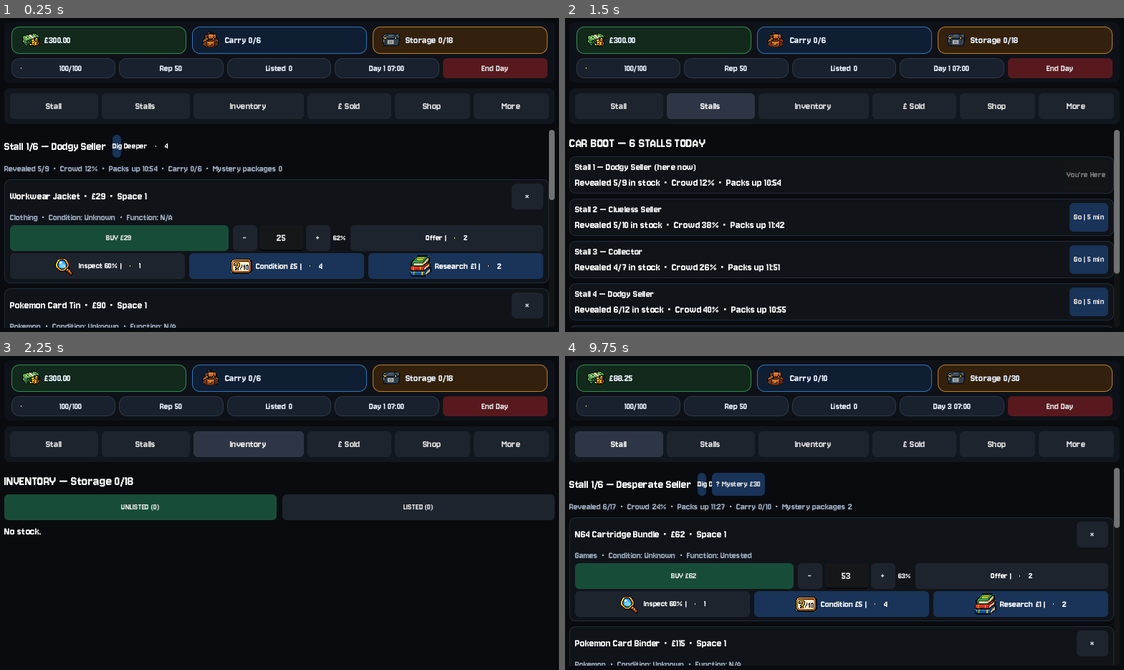
Above: before the commit, frames 1-4 (two rows, left to right).
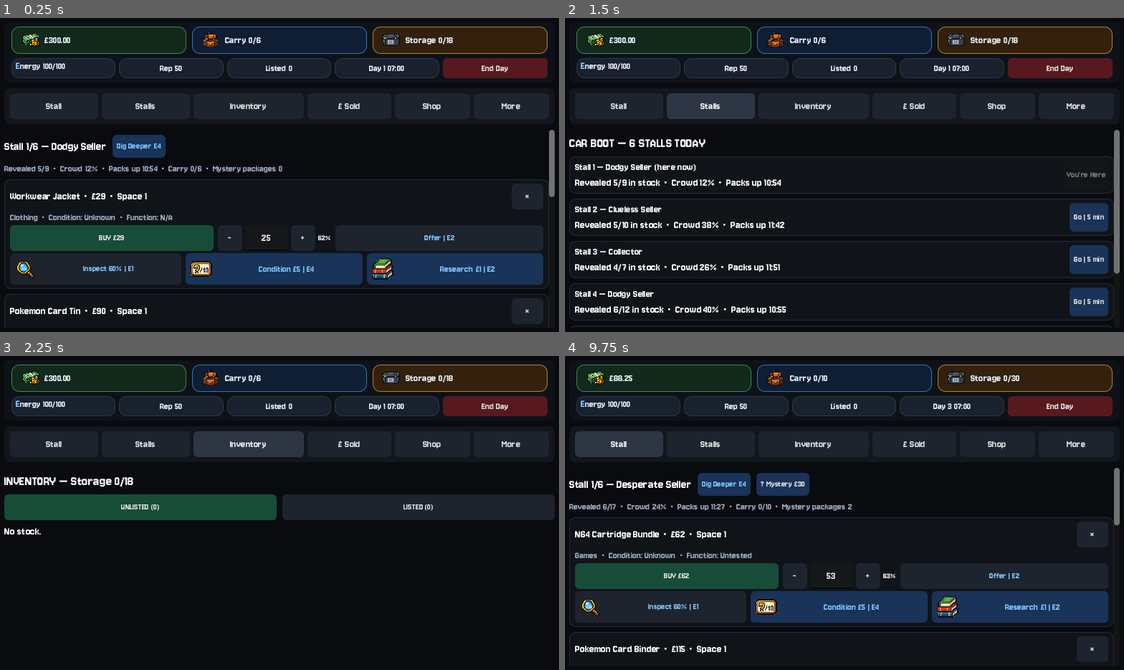
Above: after the commit, the same moments.

Repository: wmilburn1997-ai/car-boot-reseller
Game: Godot game, scene res://Main.tscn
The game is run twice, just before and just after one commit, with the same random seed, the same clock (stepped at 60 frames per second) and the same inputs.
Inputs:
- Up to frame 1 (0.25 s): no input
- Up to frame 2 (1.5 s): click "Stall" at 0.5 s; click "Stalls" at 1.25 s
- Up to frame 3 (2.25 s): click "Inventory" at 2 s
- Up to frame 4 (9.75 s): click "More" at 2.75 s; click "End Day" at 3.5 s; click "£ Sold" at 4.25 s; click "Shop" at 5 s; click "Upgrade to Large Holdall — £75" at 5.75 s; click "Upgrade to Folding Trolley — …" at 6.5 s; click "Upgrade to Heavy-Duty Shelvin…" at 7.25 s; click "Upgrade to Garage Storage — £…" at 8 s; click "End Day" at 8.75 s; click "Stall" at 9.5 s

The runs differ from the first frame. In frame 1, 5.3% of the frame differs, in the area x 0-100%, y 14-99%; in frame 2, 0.2%; in frame 3, 0.2%; in frame 4, 5.6%.

Commit message:
Revert broken energy icon rebuild, use simple light-blue text color instead

Diff:
--- a/main.gd
+++ b/main.gd
@@ -154,7 +154,6 @@
 var cash_icon
 var carry_icon
 var storage_icon
-var energy_icon
 var blocked_popup
 var blocked_popup_label
 var blocked_popup_timer
@@ -280,8 +279,6 @@
 		carry_icon = load("res://carry_icon.png")
 	if ResourceLoader.exists("res://storage_icon.png"):
 		storage_icon = load("res://storage_icon.png")
-	if ResourceLoader.exists("res://energy_icon.png"):
-		energy_icon = load("res://energy_icon.png")
 	rng.randomize()
 	reset_day_stats()
 	generate_weekly_trends()
@@ -614,12 +611,10 @@
 		stat_icon_tex = carry_icon
 	elif key == "storage":
 		stat_icon_tex = storage_icon
-	elif key == "energy":
-		stat_icon_tex = energy_icon
 	if stat_icon_tex != null:
 		var stat_icon_rect = TextureRect.new()
 		stat_icon_rect.texture = stat_icon_tex
-		stat_icon_rect.custom_minimum_size = Vector2(16, 16) if compact else Vector2(28, 28)
+		stat_icon_rect.custom_minimum_size = Vector2(28, 28)
 		stat_icon_rect.expand_mode = TextureRect.EXPAND_IGNORE_SIZE
 		stat_icon_rect.stretch_mode = TextureRect.STRETCH_KEEP_ASPECT_CENTERED
 		stat_icon_rect.texture_filter = CanvasItem.TEXTURE_FILTER_NEAREST
@@ -627,14 +622,29 @@
 	elif key == "cash" or key == "carry" or key == "storage":
 		var icon_color = border
 		row.add_child(make_icon(key, icon_color))
-	var lbl = Label.new()
+	var lbl
+	if key == "energy":
+		lbl = RichTextLabel.new()
+		lbl.bbcode_enabled = true
+		lbl.fit_content = true
+		lbl.scroll_active = false
+		lbl.mouse_filter = Control.MOUSE_FILTER_PASS
+	else:
+		lbl = Label.new()
 	lbl.tooltip_text = tooltip
-	lbl.add_theme_font_size_override("font_size", 14 if compact else 15)
+	if key == "energy":
+		lbl.add_theme_font_size_override("normal_font_size", 14 if compact else 15)
+	else:
+		lbl.add_theme_font_size_override("font_size", 14 if compact else 15)
 	if compact:
 		lbl.size_flags_horizontal = Control.SIZE_EXPAND_FILL
-		lbl.horizontal_alignment = HORIZONTAL_ALIGNMENT_CENTER
-		lbl.vertical_alignment = VERTICAL_ALIGNMENT_CENTER
-	lbl.add_theme_color_override("font_color", Color(0.92,0.95,1.0,1.0))
+		if key != "energy":
+			lbl.horizontal_alignment = HORIZONTAL_ALIGNMENT_CENTER
+			lbl.vertical_alignment = VERTICAL_ALIGNMENT_CENTER
+	if key == "energy":
+		lbl.add_theme_color_override("default_color", Color(0.92,0.95,1.0,1.0))
+	else:
+		lbl.add_theme_color_override("font_color", Color(0.92,0.95,1.0,1.0))
 	row.add_child(lbl)
 	stat_labels[key] = lbl
 
@@ -711,62 +721,6 @@
 func apply_price_highlight(item, action_key, before_max, after_max):
 	item["highlight_action"] = action_key
 	item["highlight_color"] = "gold" if after_max < before_max else "yellow"
-
-func apply_energy_button(button, prefix_text, energy_cost, font_size, extra_icon = null, second_line = ""):
-	button.text = ""
-	button.icon = null
-	var outer = VBoxContainer.new()
-	outer.mouse_filter = Control.MOUSE_FILTER_IGNORE
-	outer.alignment = BoxContainer.ALIGNMENT_CENTER
-	outer.add_theme_constant_override("separation", 2)
-	outer.set_anchors_preset(Control.PRESET_FULL_RECT)
-	var row = HBoxContainer.new()
-	row.mouse_filter = Control.MOUSE_FILTER_IGNORE
-	row.alignment = BoxContainer.ALIGNMENT_CENTER
-	row.add_theme_constant_override("separation", 4)
-	if extra_icon != null:
-		var action_icon_rect = TextureRect.new()
-		action_icon_rect.texture = extra_icon
-		action_icon_rect.custom_minimum_size = Vector2(32, 32)
-		action_icon_rect.expand_mode = TextureRect.EXPAND_IGNORE_SIZE
-		action_icon_rect.stretch_mode = TextureRect.STRETCH_KEEP_ASPECT_CENTERED
-		action_icon_rect.texture_filter = CanvasItem.TEXTURE_FILTER_NEAREST
-		action_icon_rect.mouse_filter = Control.MOUSE_FILTER_IGNORE
-		row.add_child(action_icon_rect)
-	var prefix_label = Label.new()
-	prefix_label.text = prefix_text
-	prefix_label.add_theme_font_size_override("font_size", font_size)
-	prefix_label.mouse_filter = Control.MOUSE_FILTER_IGNORE
-	row.add_child(prefix_label)
-	if energy_icon != null:
-		var e_icon_rect = TextureRect.new()
-		e_icon_rect.texture = energy_icon
-		e_icon_rect.custom_minimum_size = Vector2(16, 16)
-		e_icon_rect.expand_mode = TextureRect.EXPAND_IGNORE_SIZE
-		e_icon_rect.stretch_mode = TextureRect.STRETCH_KEEP_ASPECT_CENTERED
-		e_icon_rect.texture_filter = CanvasItem.TEXTURE_FILTER_NEAREST
-		e_icon_rect.mouse_filter = Control.MOUSE_FILTER_IGNORE
-		row.add_child(e_icon_rect)
-	else:
-		var e_fallback = Label.new()
-		e_fallback.text = "E"
-		e_fallback.add_theme_font_size_override("font_size", font_size)
-		e_fallback.mouse_filter = Control.MOUSE_FILTER_IGNORE
-		row.add_child(e_fallback)
-	var energy_label = Label.new()
-	energy_label.text = str(int(energy_cost))
-	energy_label.add_theme_font_size_override("font_size", font_size)
-	energy_label.mouse_filter = Control.MOUSE_FILTER_IGNORE
-	row.add_child(energy_label)
-	outer.add_child(row)
-	if second_line != "":
-		var second_label = Label.new()
-		second_label.text = second_line
-		second_label.add_theme_font_size_override("font_size", font_size)
-		second_label.horizontal_alignment = HORIZONTAL_ALIGNMENT_CENTER
-		second_label.mouse_filter = Control.MOUSE_FILTER_IGNORE
-		outer.add_child(second_label)
-	button.add_child(outer)
 
 func apply_button_icon(button, icon_tex):
 	if icon_tex != null:
@@ -926,13 +880,13 @@
 		stat_labels["cash"].add_theme_color_override("font_color", Color(0.95,0.55,0.45,1.0))
 	else:
 		stat_labels["cash"].add_theme_color_override("font_color", Color(0.92,0.95,1.0,1.0))
-	stat_labels["energy"].text = "%d/100" % energy
+	stat_labels["energy"].text = "[b][color=#7ec8ff]E[/color][/b]nergy %d/100" % energy
 	if energy <= 15:
-		stat_labels["energy"].add_theme_color_override("font_color", Color(0.95,0.55,0.45,1.0))
+		stat_labels["energy"].add_theme_color_override("default_color", Color(0.95,0.55,0.45,1.0))
 	elif energy <= 35:
-		stat_labels["energy"].add_theme_color_override("font_color", Color(0.90,0.78,0.45,1.0))
+		stat_labels["energy"].add_theme_color_override("default_color", Color(0.90,0.78,0.45,1.0))
 	else:
-		stat_labels["energy"].add_theme_color_override("font_color", Color(0.92,0.95,1.0,1.0))
+		stat_labels["energy"].add_theme_color_override("default_color", Color(0.92,0.95,1.0,1.0))
 	stat_labels["rep"].text = "Rep %d" % reputation
 	stat_labels["carry"].text = "Carry %d/%d" % [carry_used, bag["capacity"]]
 	stat_labels["storage"].text = "Storage %d/%d" % [inventory_space_used(), storage["capacity"]]
@@ -1259,10 +1213,11 @@
 	title_row.add_child(title)
 
 	var browse = Button.new()
+	browse.text = "Dig Deeper E4"
+	browse.add_theme_color_override("font_color", Color(0.49,0.78,1.0,1.0))
 	style_button(browse, "action")
 	browse.custom_minimum_size.y = 32
 	browse.pressed.connect(browse_stall)
-	apply_energy_button(browse, "Dig Deeper", 4, 13)
 	title_row.add_child(browse)
 
 	if mystery_packages_left > 0:
@@ -1424,11 +1379,12 @@
 			haggle_value_edit.focus_exited.connect(Callable(self, "_adjust_haggle_value").bind(haggle_value_edit, 0.0, haggle_asking, haggle_chance_label, item, seller))
 
 			var haggle_offer_button = Button.new()
+			haggle_offer_button.text = "Offer | E2"
+			haggle_offer_button.add_theme_color_override("font_color", Color(0.49,0.78,1.0,1.0))
 			haggle_offer_button.size_flags_horizontal = Control.SIZE_EXPAND_FILL
 			haggle_offer_button.tooltip_text = "One attempt at this price. Lowballing risks annoying the seller — they might refuse to sell you this item, or even kick you off their whole stall for the rest of the day."
 			style_button(haggle_offer_button, "nav")
 			haggle_offer_button.pressed.connect(Callable(self, "haggle_item").bind(i, haggle_value_edit))
-			apply_energy_button(haggle_offer_button, "Offer |", 2, 13)
 			top_row.add_child(haggle_offer_button)
 
 		if item["buy_block_note"] != "":
@@ -1459,34 +1415,39 @@
 
 		var look = Button.new()
 		var look_accuracy = int(float(eye_upgrades[eye_level]["accuracy"]) * 100.0)
+		look.text = "Inspect %d%% | E1" % look_accuracy if not item["quick_look_done"] else "Inspected"
+		if not item["quick_look_done"]:
+			look.add_theme_color_override("font_color", Color(0.49,0.78,1.0,1.0))
 		look.disabled = item["quick_look_done"]
 		look.size_flags_horizontal = Control.SIZE_EXPAND_FILL
 		look.tooltip_text = "Cheap first impression of Condition. Can genuinely be wrong at this accuracy — never reveals the exact score."
 		style_button(look, "nav")
 		look.pressed.connect(Callable(self, "quick_look").bind(i))
-		if item["quick_look_done"]:
-			look.text = "Inspected"
-			apply_button_icon(look, inspect_icon)
-		else:
-			apply_energy_button(look, "Inspect %d%% |" % look_accuracy, 1, 13, inspect_icon)
+		apply_button_icon(look, inspect_icon)
 		actions.add_child(look)
 
 		if not item["condition_checked"]:
 			var condition_button = Button.new()
+			condition_button.text = "Condition £5 | E4"
+			condition_button.add_theme_color_override("font_color", Color(0.49,0.78,1.0,1.0))
 			condition_button.size_flags_horizontal = Control.SIZE_EXPAND_FILL
 			condition_button.tooltip_text = "Reveals the exact Condition score for certain. This is the only reliable way to know it before buying — and, for non-electronic items, the only way to know about hidden defects at all."
 			style_button(condition_button, "action")
+			condition_button.add_theme_font_size_override("font_size", 14)
 			condition_button.pressed.connect(Callable(self, "check_condition").bind(i))
-			apply_energy_button(condition_button, "Condition £5 |", 4, 14, condition_icon)
+			apply_button_icon(condition_button, condition_icon)
 			actions.add_child(condition_button)
 
 		if not item["basic_researched"]:
 			var research_button = Button.new()
+			research_button.text = "Research £1 | E2"
+			research_button.add_theme_color_override("font_color", Color(0.49,0.78,1.0,1.0))
 			research_button.size_flags_horizontal = Control.SIZE_EXPAND_FILL
 			research_button.tooltip_text = "Shows real sold-price comparables for this exact item. Evidence to weigh, not a guaranteed value — one-time only."
 			style_button(research_button, "action")
+			research_button.add_theme_font_size_override("font_size", 14)
 			research_button.pressed.connect(Callable(self, "prebuy_research").bind(i))
-			apply_energy_button(research_button, "Research £1 |", 2, 14, research_icon)
+			apply_button_icon(research_button, research_icon)
 			actions.add_child(research_button)
 
 	footer_label.text = ""
@@ -2137,22 +2098,28 @@
 			card.add_child(make_completed_action_box("Condition Checked", condition_note, get_highlight_color(item, "condition"), condition_icon))
 		else:
 			var inv_condition_button = Button.new()
+			inv_condition_button.text = "Condition £5 | E4"
+			inv_condition_button.add_theme_color_override("font_color", Color(0.49,0.78,1.0,1.0))
 			inv_condition_button.pressed.connect(Callable(self, "inventory_check_condition").bind(i))
+			apply_button_icon(inv_condition_button, condition_icon)
 			inv_condition_button.tooltip_text = "Reveals the exact Condition score, and — for non-electronic items — any hidden defect. Only reliable way to know for sure if you skipped it before buying."
 			inv_condition_button.size_flags_horizontal = Control.SIZE_EXPAND_FILL
 			style_button(inv_condition_button, "action")
-			apply_energy_button(inv_condition_button, "Condition £5 |", 4, 14, condition_icon)
+			inv_condition_button.add_theme_font_size_override("font_size", 14)
 			actions.add_child(inv_condition_button)
 
 		if item["basic_researched"]:
 			card.add_child(make_completed_action_box("Researched", "Researched Prices: %s" % item["basic_comps"], get_highlight_color(item, "research"), research_icon))
 		else:
 			var basic_button = Button.new()
+			basic_button.text = "Research £1 | E2"
+			basic_button.add_theme_color_override("font_color", Color(0.49,0.78,1.0,1.0))
 			basic_button.pressed.connect(Callable(self, "inventory_basic_research").bind(i))
+			apply_button_icon(basic_button, research_icon)
 			basic_button.tooltip_text = "Sold-price comparables for this item. Evidence only, one-time."
 			basic_button.size_flags_horizontal = Control.SIZE_EXPAND_FILL
 			style_button(basic_button, "action")
-			apply_energy_button(basic_button, "Research £1 |", 2, 14, research_icon)
+			basic_button.add_theme_font_size_override("font_size", 14)
 			actions.add_child(basic_button)
 
 		if item["deep_researched"]:
@@ -2167,12 +2134,18 @@
 			if item["basic_researched"]:
 				real_rare_chance = clamp(float(item["locked_gamble_hint"]), 0.03, 0.35)
 			var deep_button = Button.new()
+			deep_button.text = "Deep Research £9 | E12\nDiscovery %.0f%% | Rare %.0f%%" % [deep_chance * 100.0, real_rare_chance * 100.0]
+			deep_button.add_theme_color_override("font_color", Color(0.49,0.78,1.0,1.0))
 			deep_button.pressed.connect(Callable(self, "deep_research").bind(i))
 			deep_button.tooltip_text = "Digs into exact model/variant details. If you Basic Researched this item first, your rar …(214 unchanged characters)…
 			deep_button.size_flags_horizontal = Control.SIZE_EXPAND_FILL
 			style_button(deep_button, "action")
 			deep_button.custom_minimum_size.y = 48
-			apply_energy_button(deep_button, "Deep Research £9 |", 12, 14, deep_research_icon, "Discovery %.0f%% | Rare %.0f%%" % [deep_chance * 100.0, real_rare_chance * 100.0])
+			deep_button.add_theme_font_size_override("font_size", 14)
+			if deep_research_icon != null:
+				deep_button.icon = deep_research_icon
+				deep_button.add_theme_constant_override("icon_max_width", 32)
+				deep_button.texture_filter = CanvasItem.TEXTURE_FILTER_NEAREST
 			actions.add_child(deep_button)
 
 		if item["testable"]:
@@ -2180,24 +2153,30 @@
 				card.add_child(make_completed_action_box("Tested", item["test_note"], "#b8dcff", test_icon))
 			else:
 				var test_button = Button.new()
+				test_button.text = "Test £2 | E5\nFault chance: %.0f%%" % (float(item["fault_chance"]) * 100.0)
+				test_button.add_theme_color_override("font_color", Color(0.49,0.78,1.0,1.0))
 				test_button.pressed.connect(Callable(self, "test_item").bind(i))
+				apply_button_icon(test_button, test_icon)
 				test_button.custom_minimum_size.y = 48
 				test_button.tooltip_text = "Reveals whether this electronic item actually works. Required before it can be listed."
 				test_button.size_flags_horizontal = Control.SIZE_EXPAND_FILL
 				style_button(test_button, "action")
-				apply_energy_button(test_button, "Test £2 |", 5, 14, test_icon, "Fault chance: %.0f%%" % (float(item["fault_chance"]) * 100.0))
+				test_button.add_theme_font_size_override("font_size", 14)
 				actions.add_child(test_button)
 
 		if item["auth_attempted"]:
 			card.add_child(make_completed_action_box("Authenticated — %s" % item["auth_status"], item["auth_note"], "#b8dcff", authenticate_icon))
 		else:
 			var auth_button = Button.new()
+			auth_button.text = "Authenticate £%d | E6\nAccuracy: %.0f%%" % [int(authentication_cost(item)), authentication_accuracy(item) * 100.0]
+			auth_button.add_theme_color_override("font_color", Color(0.49,0.78,1.0,1.0))
 			auth_button.pressed.connect(Callable(self, "authenticate_item").bind(i))
+			apply_button_icon(auth_button, authenticate_icon)
 			auth_button.custom_minimum_size.y = 48
 			auth_button.tooltip_text = "Checks for counterfeits. Not perfectly accurate, and confirmed fakes can't be sold normally — but selling unauthenticated carries its own return risk."
 			auth_button.size_flags_horizontal = Control.SIZE_EXPAND_FILL
 			style_button(auth_button, "action")
-			apply_energy_button(auth_button, "Authenticate £%d |" % int(authentication_cost(item)), 6, 14, authenticate_icon, "Accuracy: %.0f%%" % (authentication_accuracy(item) * 100.0))
+			auth_button.add_theme_font_size_override("font_size", 14)
 			actions.add_child(auth_button)
 
 
@@ -2207,12 +2186,12 @@
 				repair_button.text = "Repair Attempt Used"
 				repair_button.disabled = true
 			else:
+				repair_button.text = "Repair £%d | E10" % int(repair_cost(item))
+				repair_button.add_theme_color_override("font_color", Color(0.49,0.78,1.0,1.0))
 				repair_button.pressed.connect(Callable(self, "repair_item").bind(i))
 			repair_button.tooltip_text = "One attempt to fix the fault. Better tools improve the odds; a failed attempt still costs the fee."
 			repair_button.size_flags_horizontal = Control.SIZE_EXPAND_FILL
 			style_button(repair_button, "buy")
-			if not item["repair_attempted"]:
-				apply_energy_button(repair_button, "Repair £%d |" % int(repair_cost(item)), 10, 13)
 			actions.add_child(repair_button)
 			if item["repair_note"] != "":
 				var repair_note_line = RichTextLabel.new()
@@ -3186,9 +3165,9 @@
 	show_shop()
 
 var patch_notes = [
-	{"version": "Latest — 09/09/2026 22:15", "notes": [
-		"Replaced the 'E' energy notation with a proper icon everywhere it appears: header stat, Condition, Research, Deep Research, Test, Authenticate, Inspect, Haggle Offer, Dig Deeper, and Repair — on both the stall page and Inventory",
-		"This required a genuinely different technique than the earlier action icons, since Godot buttons can't natively show an icon mid-text — rebuilt these buttons' internals as custom icon+label rows instead of plain button text",
+	{"version": "Latest — 09/09/2026 22:45", "notes": [
+		"Reverted the energy icon rebuild from the previous update — it broke things",
+		"Replaced with a much simpler, zero-risk approach: the header now reads 'Energy 100/100' with a bold light-blue E, and every button showing an energy cost (Condition, Research, Deep Research, Test, Authenticate, Inspect, Offer, Dig Deeper, Repair) now has its whole text colored light blue instead — same visual cue, no custom rebuilding of how buttons work",
 	]},
 	{"version": "Latest — 09/09/2026 21:25", "notes": [
 		"Replaced the hand-drawn Cash/Carry/Storage header icons with proper pixel-art versions, widened the chip padding slightly to fit them comfortably",
Not shown, changed: docs/index.html
Not shown, changed: docs/index.pck
